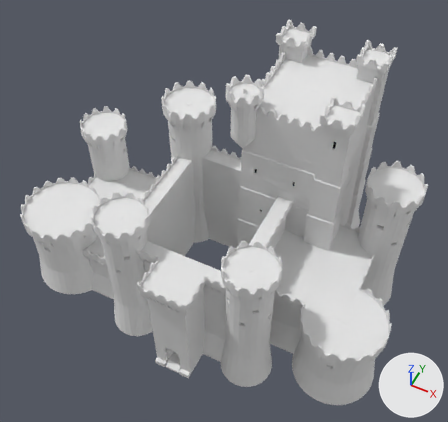
What one commit did to the Blender file Assets/Models/town/castle.blend.
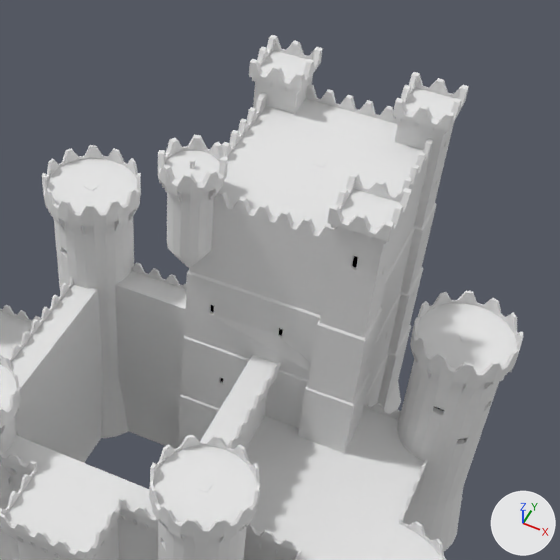
There are two pictures of each version: one whole from a 50 mm lens placed at (7.17, -11.93, 18.9), pointed at (0.63, 1.15, 2.55), one close up on the part from 31% to 100% of the width and 0% to 73% of the height. Lighting does not change. The marker at lower right points along +X, +Y and +Z.

Before the edit, the objects in view are built like this:
```python
me_cylinder_017 = bpy.data.meshes.new('Cylinder.017')
me_cylinder_017.from_pydata(...)  # 8623 vertices, 6916 faces; spans x -9.72..0.99, y -2.48..5.08, z -1.02..5.83
# faces by material slot: [6807, 61, 48]
me_cylinder_017.materials.append(mat_material)  # its picture is missing
me_cylinder_017.materials.append(mat_window)  # its picture is missing
me_cylinder_017.materials.append(mat_material_001)  # its picture is missing
ob_castle = bpy.data.objects.new('castle', me_cylinder_017)
ob_castle.location = (6.04, 0.02, -0.49)
ob_castle.scale = (1.31, 1.31, 1.31)
```
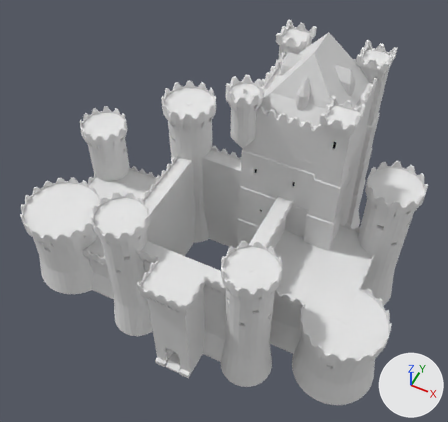
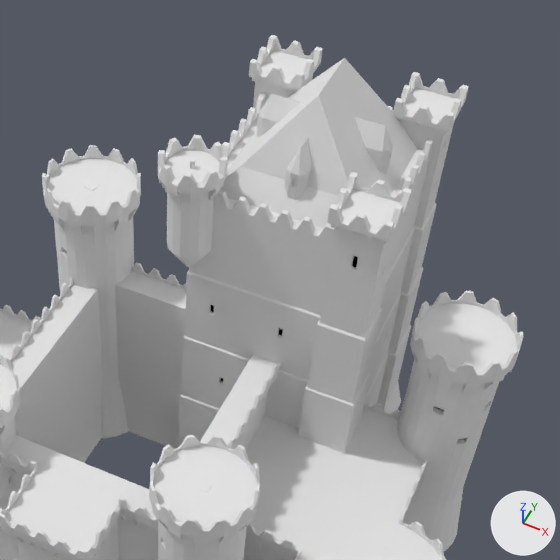
Where the change shows, as pixel boxes [x1, y1, x2, y2] in the close-ups (560 x 560 px; the box of a moved part takes in the faces that stretch with it):
part 1 of me_cylinder_017, added: after [285, 139, 312, 200]
part 2 of me_cylinder_017, added: after [257, 94, 300, 137]
part 3 of me_cylinder_017, added: after [355, 117, 393, 175]
part 4 of me_cylinder_017, moved or reshaped: before [313, 159, 327, 167]; after [220, 58, 417, 228]

Patch to the scene script:
```diff
--- a/Assets/Models/town/castle.blend.py
+++ b/Assets/Models/town/castle.blend.py
@@ me_cylinder_017 @@
 # used by ob_castle; location = (6.04, 0.02, -0.49); scale = (1.31, 1.31, 1.31)
-me_cylinder_017.from_pydata(...)  # 8623 vertices, 6916 faces; spans x -9.72..0.99, y -2.48..5.08, z -1.02..5.83
+me_cylinder_017.from_pydata(...)  # 8827 vertices, 7050 faces; spans x -9.72..0.99, y -2.48..5.08, z -1.02..6.54
+# me_cylinder_017 part 1: a new loose piece of 50 vertices spanning x -2.9..-2.62, y 2.17..2.68, z 5.28..6.02, in mat_material (its picture is missing)
+# me_cylinder_017 part 2: a new loose piece of 50 vertices spanning x -3.71..-3.08, y 3.14..3.42, z 5.28..6.02, in mat_material (its picture is missing)
+# me_cylinder_017 part 3: a new loose piece of 50 vertices spanning x -2.44..-1.81, y 3.13..3.42, z 5.28..6.02, in mat_material (its picture is missing)
+# me_cylinder_017 part 4
+# 2 vertices are removed from x -2.69, y 3.36, z 4.99..5.13
+# 6 faces are deleted
+# 6 vertices move from x -2.84..-2.69, y 3.22..3.36, z 4.99..5.13 to x -3.94..-1.58, y 1.95..4.6, z 5.03..5.04
+# 6 vertices are added at (-2.76, 2.8, 6.54), (-2.76, 3.75, 6.54), (-3.57, 2.31, 5.46), (-1.95, 2.31, 5.46), (-3.57, 4.24, 5.46), (-1.95, 4.24, 5.46)
+# 8 new faces join them, mat_material (its picture is missing)
 me_cylinder_017.materials.append(mat_material)
```
